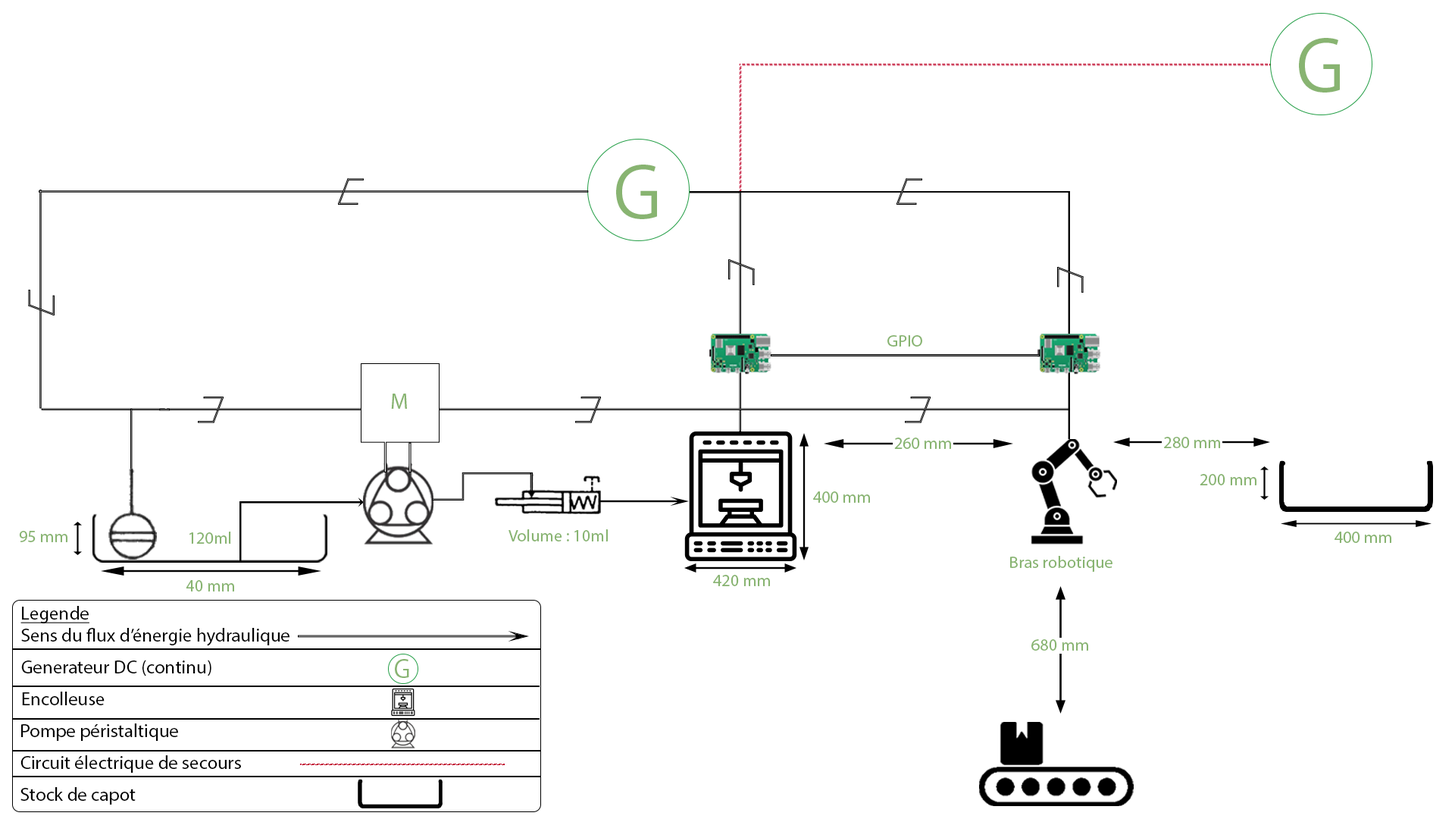
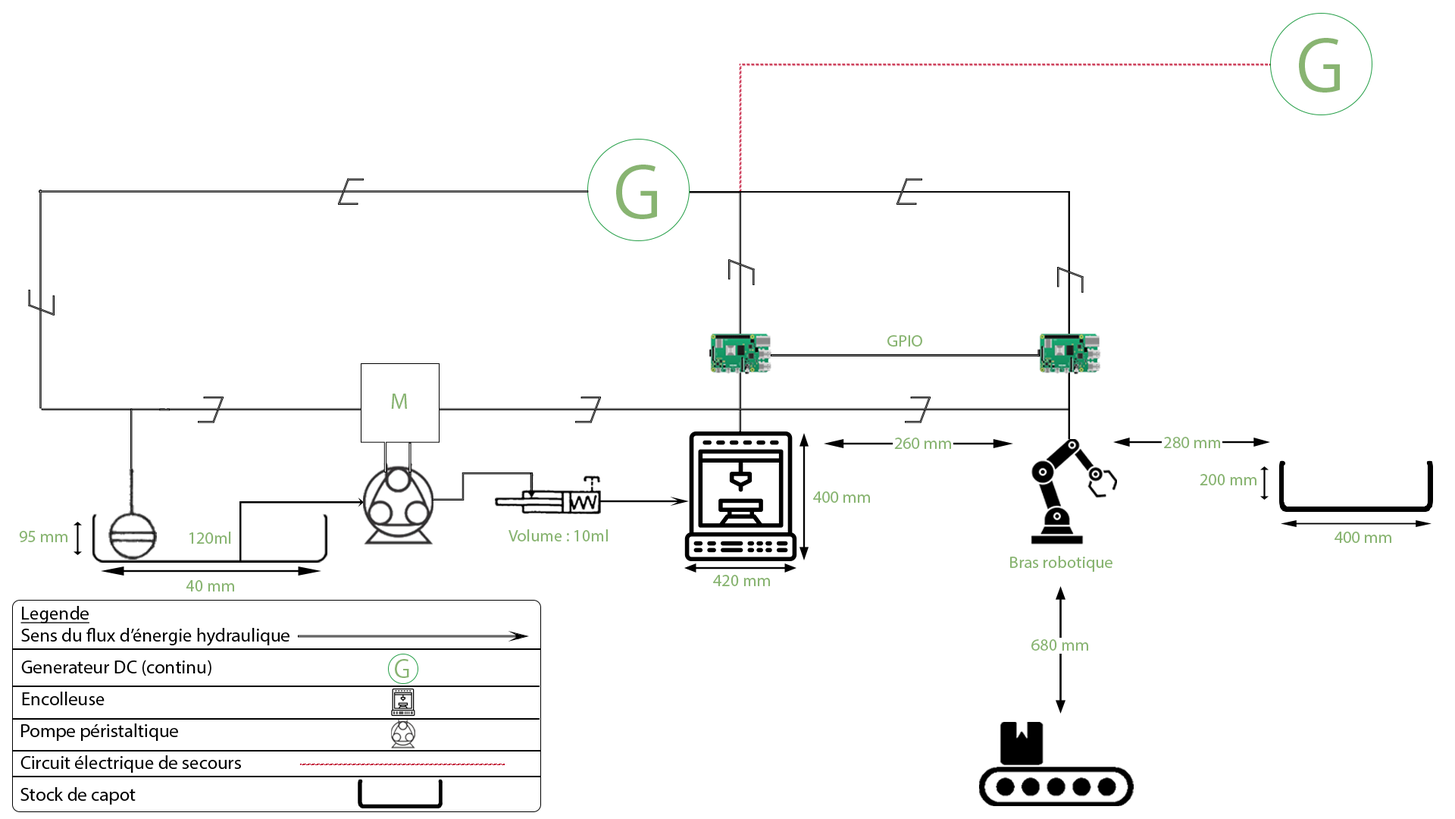
Before/after of a 1455×819 layered artwork. What changed in the layer stack:
renamed "Arrière-plan" to "Calque 0", hid it over [18, 335, 1392, 805]
